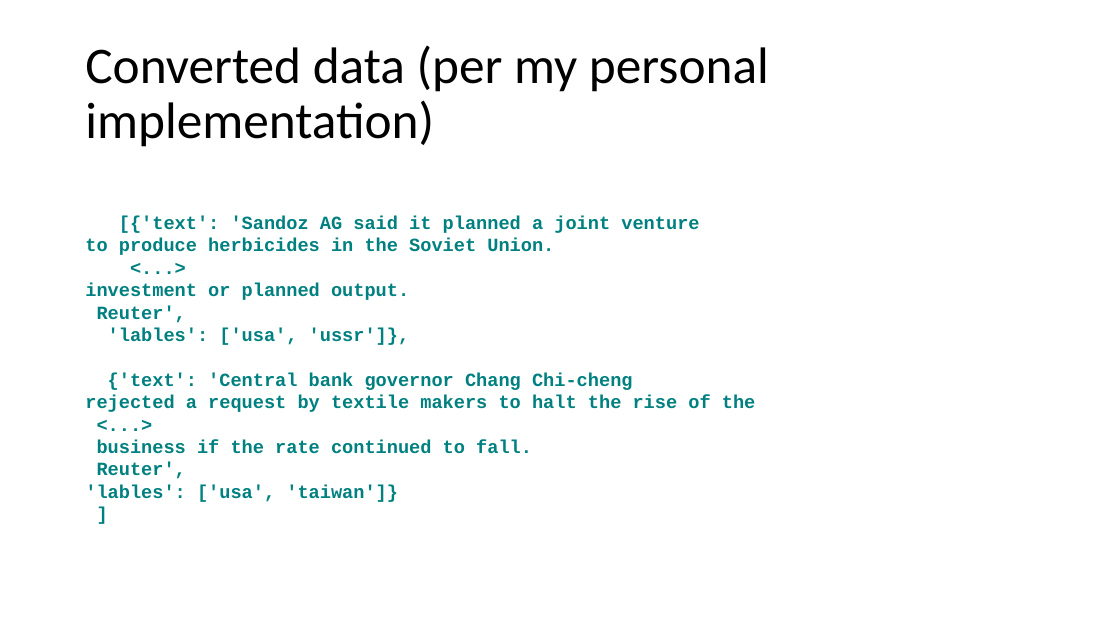
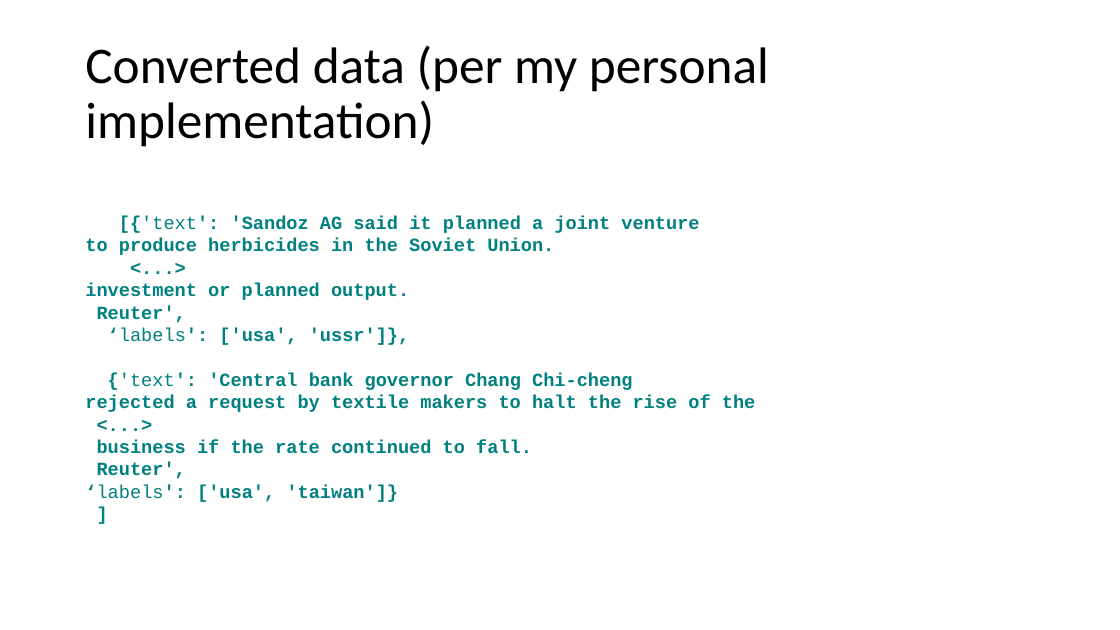
Before and after one commit to scaperex/python_workshop_intermediate, a slide deck: slide 12 of challenge.pptx (slide 8 before the commit). Drawn at 1120x630 pixels with LibreOffice and Linux fonts; fonts in the diff are those of the drawing. Boxes give left, top, right and bottom in pixels: in the first picture for what was removed or moved away, otherwise in the second. Text is boxed around its words. In the diff, an @@ line names an element or a change of style, - is before the commit and + after.

```diff
--- a/challenge.pptx
+++ b/challenge.pptx
@@ text at [85, 216, 756, 502]: text changed @@
-[{'text': 'Sandoz AG said it planned a joint venture
-to produce herbicides in the Soviet Union.
-<...>
-investment or planned output.
-Reuter',
-'lables': ['usa', 'ussr']},
-{'text': 'Central bank governor Chang Chi-cheng
-rejected a request by textile makers to halt the rise of the
-<...>
-business if the rate continued to fall.
-Reuter',
-'lables': ['usa', 'taiwan']}
-]
+[{'text': 'Sandoz AG said it planned a joint venture
+to produce herbicides in the Soviet Union.
+<...>
+investment or planned output.
+Reuter',
+‘labels': ['usa', 'ussr']},
+{'text': 'Central bank governor Chang Chi-cheng
+rejected a request by textile makers to halt the rise of the
+<...>
+business if the rate continued to fall.
+Reuter',
+‘labels': ['usa', 'taiwan']}
+]
```
Also in this commit, not shown: 6 other slides changed, 6 slides added, 1 other file.
